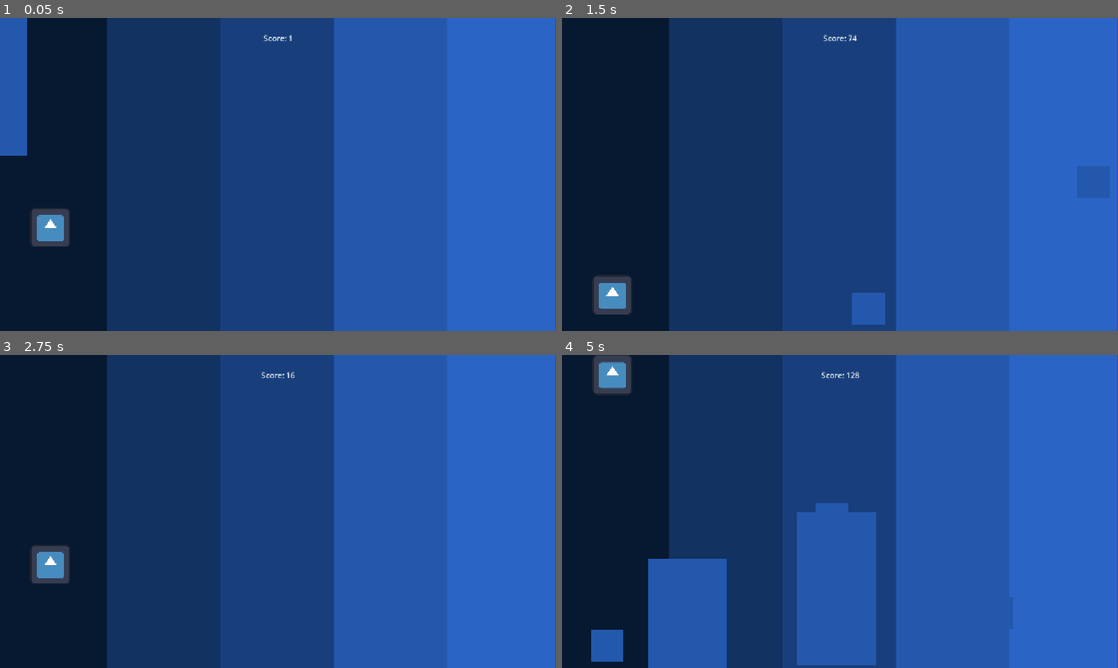
Above: before the commit, frames 1-4 (two rows, left to right).
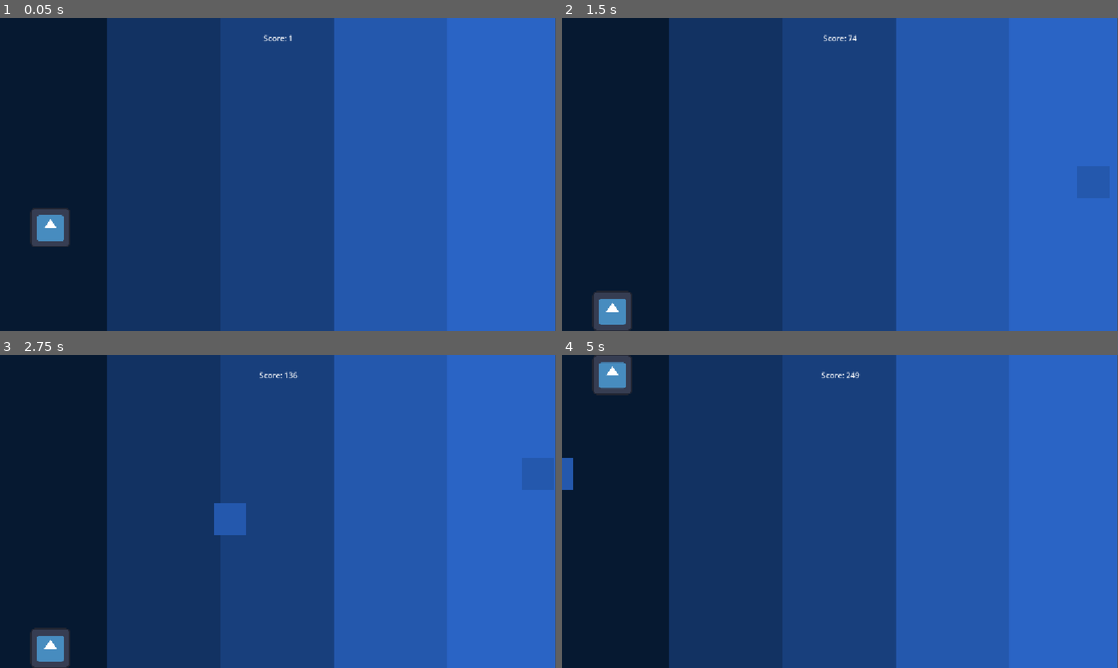
Above: after the commit, the same moments.

Repository: BaguetteLauncher31/Flow
Game: Godot game, scene res://node.tscn
Same seed, same stepped clock (60 frames per second), same inputs: the game is played once before the commit and once after it. The engine's default icon, where the game draws it, is replaced by a stand-in: a white triangle on a blue panel in a dark square.
Inputs (mouse positions are in pixels of both pictures, inside the frame that each line leads up to):
- Up to frame 1 (0.05 s): no input
- Up to frame 2 (1.5 s): tap Enter at 0.5 s; move the mouse to (962, 158) at 0.52 s; hold Right 0.53-1.28 s; tap Alt at 0.6 s; click (962, 158) at 0.67 s; tap Space at 1.25 s; move the mouse to (728, 190) at 1.27 s; hold S (down) from 1.28 s (still down); tap Shift at 1.35 s
- Up to frame 3 (2.75 s): move the mouse to (333, 442) at 2.02 s; release S (down) at 2.03 s; hold Right from 2.03 s (still down); tap Alt at 2.1 s
- Up to frame 4 (5 s): move the mouse to (812, 574) at 2.77 s; release Right at 2.78 s; hold W (up) 2.78-3.53 s; tap Shift at 2.85, 4.35 s; click (812, 574) at 2.92 s; move the mouse to (1006, 558) at 3.52 s; hold Left from 3.53 s (still down); tap Alt at 3.6 s; move the mouse to (673, 464) at 4.27 s

The runs differ from the first frame. In frame 1, 2.1% of the frame differs, in the area x 0-5%, y 0-44%; in frame 2, 1.6%; in frame 3, 2.5%; in frame 4, 13%, in the area x 0-57%, y 5-100%.

Commit message:
I can't for the life of me figure out why the things won't randomly spawn in, it's been like 4 hours now

Diff:
--- a/node.gd
+++ b/node.gd
@@ -11,6 +11,9 @@
 		spawntimer = 0.0
 
 		if obstacle_scene and player:
-			var obstacle = obstacle_scene.instantiate()
-			obstacle.global_position = Vector2(player.global_position.x + 800, randf_range(100, 500))
+			var obstacle: Node2D = obstacle_scene.instantiate()
+			obstacle.global_position = Vector2(player.global_position.x + 600, randf_range(100, 500))
 			add_child(obstacle)
+			print("spawned: ", obstacle.global_position)
+		else:
+			push_warning("player not assigned")
--- a/node.tscn
+++ b/node.tscn
@@ -41,17 +41,6 @@
 [node name="CollisionShape2D" type="CollisionShape2D" parent="Player" unique_id=1453485210]
 position = Vector2(112, 197)
 shape = SubResource("RectangleShape2D_ubmik")
-
-[node name="test movement" type="StaticBody2D" parent="." unique_id=1001053089]
-
-[node name="Sprite2D" type="Sprite2D" parent="test movement" unique_id=800151529]
-position = Vector2(1386, 476.125)
-scale = Vector2(0.40853658, 0.20965177)
-texture = ExtResource("4_e2u21")
-
-[node name="CollisionShape2D" type="CollisionShape2D" parent="test movement" unique_id=1364838806]
-position = Vector2(1386, 476.25)
-shape = SubResource("RectangleShape2D_sbk8j")
 
 [node name="test movement2" type="StaticBody2D" parent="." unique_id=1477879398]
 position = Vector2(1105, -356)
@@ -124,7 +113,3 @@
 horizontal_alignment = 1
 script = ExtResource("7_qn3nj")
 player = NodePath("../../../Player")
-
-[node name="Node" type="Node" parent="." unique_id=1145212897]
-
-[node name="StaticBody2D" parent="Node" unique_id=1642122642 instance=ExtResource("2_l6pdb")]
--- a/obstacle.tscn
+++ b/obstacle.tscn
@@ -2,14 +2,9 @@
 
 [ext_resource type="Texture2D" uid="uid://csxqe7ban8w6p" path="res://Screenshot 2026-10-10 173039.png" id="1_sl1jc"]
 
-[sub_resource type="RectangleShape2D" id="RectangleShape2D_6t334"]
-size = Vector2(33, 32)
+[node name="test movement" type="StaticBody2D" unique_id=1538001761]
 
-[node name="StaticBody2D" type="StaticBody2D" unique_id=1642122642]
-
-[node name="Sprite2D" type="Sprite2D" parent="." unique_id=473688136]
+[node name="Sprite2D" type="Sprite2D" parent="." unique_id=480238109]
+position = Vector2(1386, 476.125)
+scale = Vector2(0.40853658, 0.20965177)
 texture = ExtResource("1_sl1jc")
-
-[node name="CollisionShape2D" type="CollisionShape2D" parent="." unique_id=1884420067]
-position = Vector2(-6.5, -6)
-shape = SubResource("RectangleShape2D_6t334")
--- a/project.godot
+++ b/project.godot
@@ -29,9 +29,9 @@
 up={
 "deadzone": 0.2,
 "events": [Object(InputEventKey,"resource_local_to_scene":false,"resource_name":"","device":-1,"window_id":0,"alt_press …(192 unchanged characters)…
-, Object(InputEventKey,"resource_local_to_scene":false,"resource_name":"","device":-1,"window_id":0,"alt_pressed":false,"shift_pressed":false,"ctrl_pressed":false,"meta_pressed":false,"pressed":false,"keycode":0,"physical_keycode":4194321,"key_label":0,"unicode":0,"location":0,"echo":false,"script":null)
 , Object(InputEventKey,"resource_local_to_scene":false,"resource_name":"","device":-1,"window_id":0,"alt_pressed":false …(182 unchanged characters)…
 , Object(InputEventKey,"resource_local_to_scene":false,"resource_name":"","device":-1,"window_id":0,"alt_pressed":false …(186 unchanged characters)…
+, Object(InputEventKey,"resource_local_to_scene":false,"resource_name":"","device":-1,"window_id":0,"alt_pressed":false,"shift_pressed":false,"ctrl_pressed":false,"meta_pressed":false,"pressed":false,"keycode":0,"physical_keycode":4194320,"key_label":0,"unicode":0,"location":0,"echo":false,"script":null)
 ]
 }
 down={
